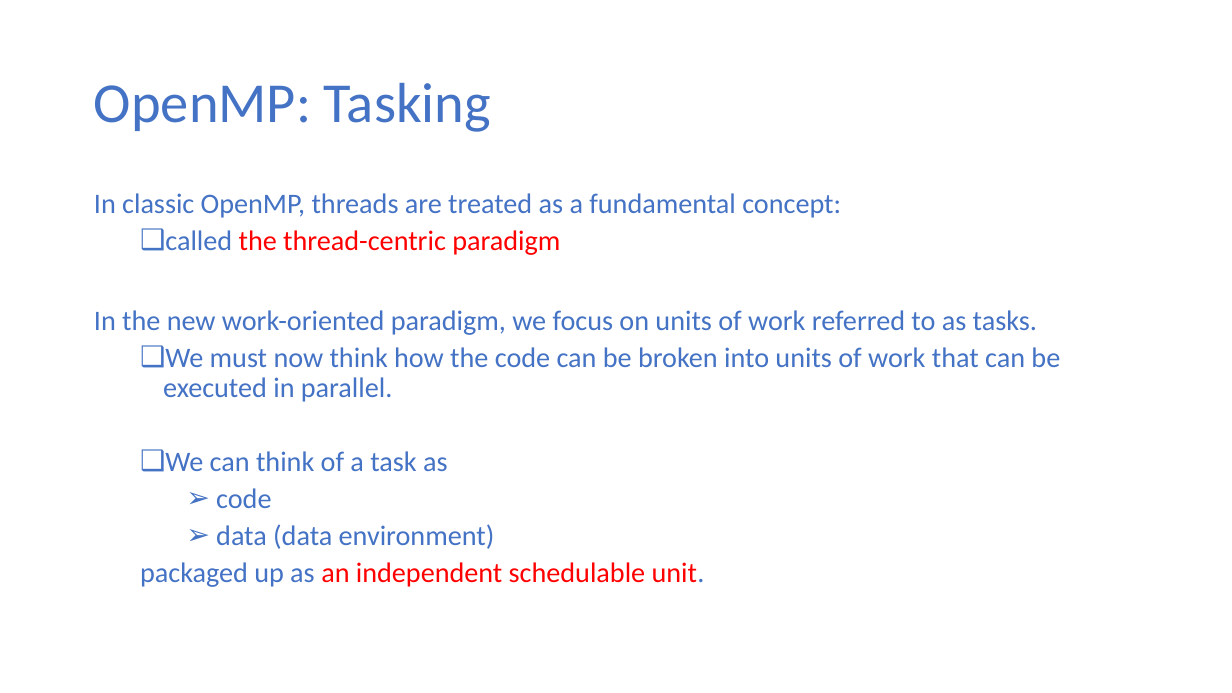
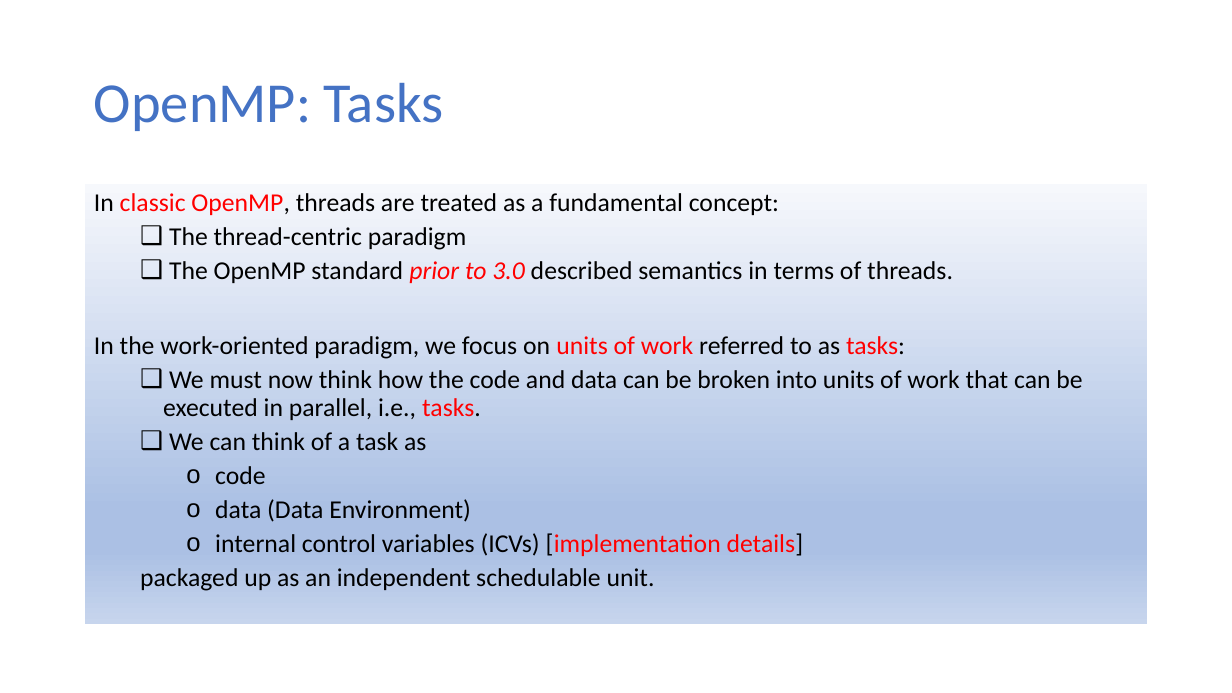
Before and after one commit to ekkapotc/PC, a slide deck: slide 4 of Slides/Lecture 8.pptx. Drawn at 1232x693 pixels with LibreOffice and Linux fonts; fonts in the diff are those of the drawing. Boxes give left, top, right and bottom in pixels: in the first picture for what was removed or moved away, otherwise in the second. Text is boxed around its words. In the diff, an @@ line names an element or a change of style, - is before the commit and + after.

```diff
--- a/Slides/Lecture 8.pptx
+++ b/Slides/Lecture 8.pptx
@@ title at box(94, 83, 443, 131): text changed @@
-OpenMP: Tasking
+OpenMP: Tasks
@@ text "In classic OpenMP, threads are ...": place and size @@
-text "In classic OpenMP, threads are ..." at box(94, 193, 1060, 587)
+text "In classic OpenMP, threads are ..." at box(85, 185, 1148, 625)
@@ text "In classic OpenMP, threads are ..." at box(85, 185, 1148, 625): fill none to gradient #F6F8FC to #ABC0E4 to #C7D5ED @@
@@ text at box(94, 193, 779, 591): size 22 to 20 pt in "In classic OpenMP, threads are treated as ...", "We can think of a task as", "code", "packaged up as an independent schedulable unit."; text colour #4472C4 to #000000 in "In OpenMP, threads are treated as a ...", "We can think of a task as", "code", "packaged up as unit."; text colour #4472C4 to #FF0000 in "classic OpenMP,"; text colour #FF0000 to #000000 in "an independent schedulable unit."; bullet ➢ to o @@
@@ text at box(94, 227, 1082, 420): text changed; size 22 to 20 pt; text colour #4472C4 to #000000 @@
-  ❑ called the thread-centric paradigm
-In the new work-oriented paradigm, we focus on units of work referred to as tasks.
-  ❑ We must now think how the code can be broken into units of work that can be executed in parallel.
+  ❑ The thread-centric paradigm
+  ❑ The OpenMP standard prior to 3.0 described semantics in terms of threads.
+In the work-oriented paradigm, we focus on units of work referred to as tasks:
+  ❑ We must now think how the code and data can be broken into units of work that can be executed in parallel, i.e., tasks.
@@ text at box(215, 499, 804, 556): text changed; size 22 to 20 pt; text colour #4472C4 to #000000 @@
-    ➢ data (data environment)
+    o data (Data Environment)
+    o internal control variables (ICVs) [implementation details]
```
Also in this commit, not shown: 13 other slides changed, 25 slides added, 2 slides removed.
